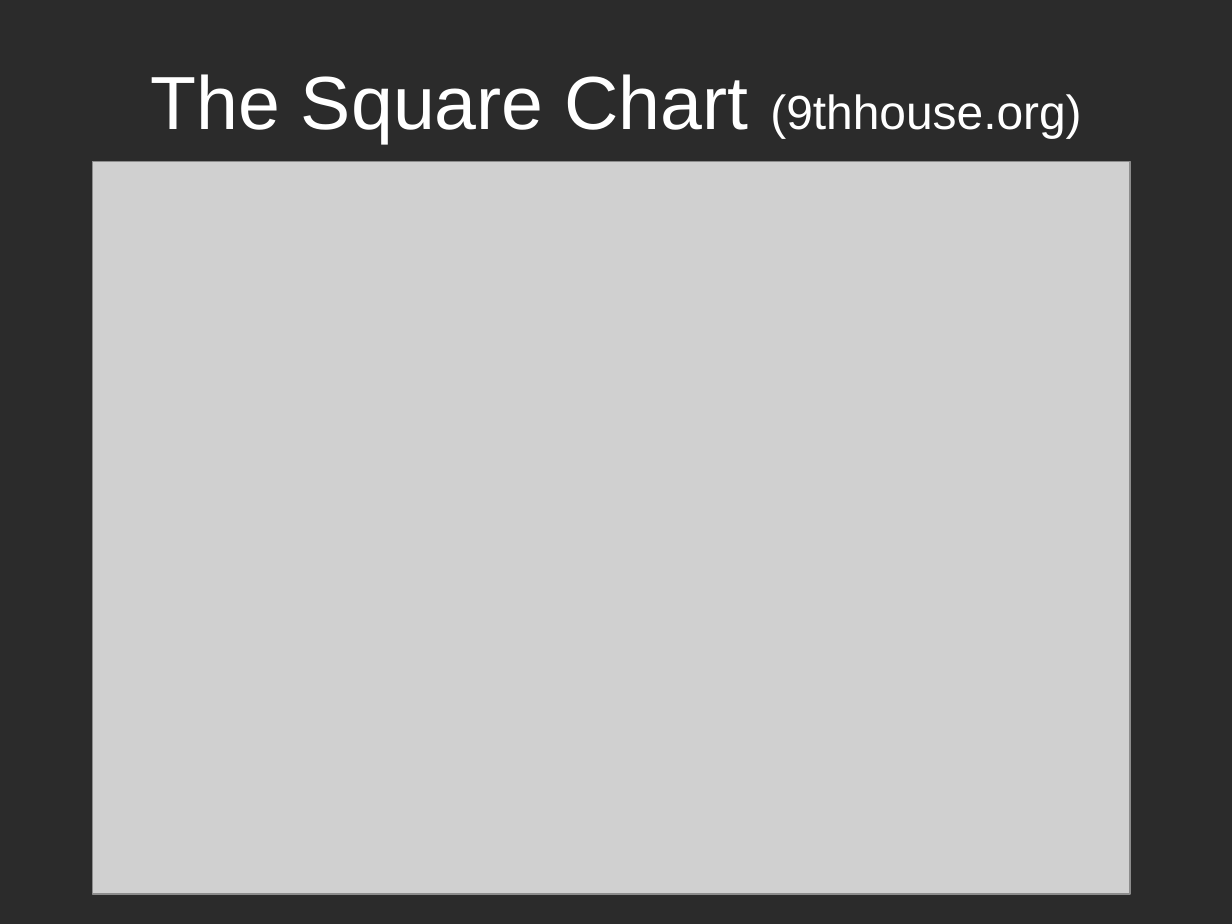
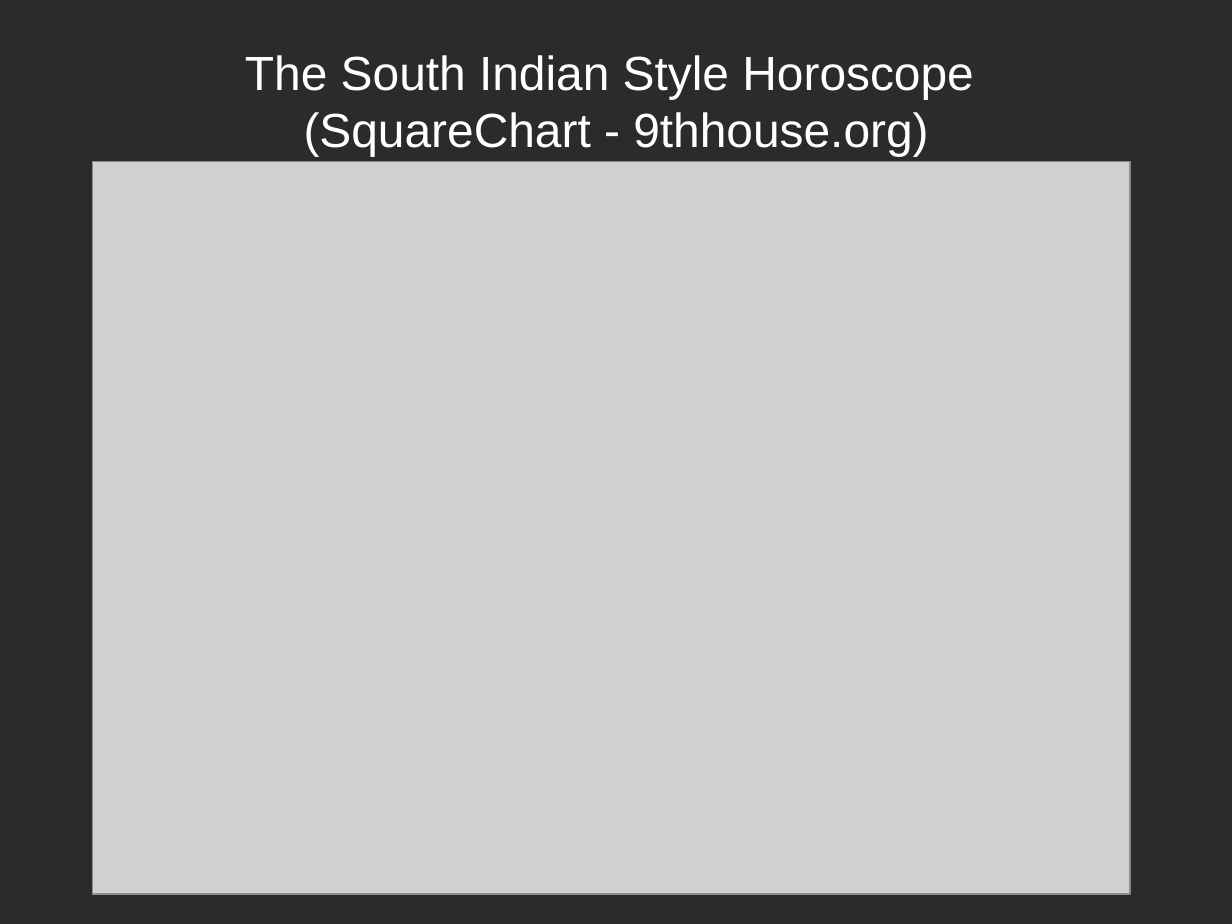
Before and after one commit to vadavalli/9th, a slide deck: slide 11 of downloads/Astro-class10.ppt. Drawn at 1232x924 pixels with LibreOffice and Linux fonts; fonts in the diff are those of the drawing; grey boxes stand for pictures; background and template pictures are left out; a plain dark background stands for a picture behind light text. Boxes give left, top, right and bottom in pixels: in the first picture for what was removed or moved away, otherwise in the second. Text is boxed around its words. In the diff, an @@ line names an element or a change of style, - is before the commit and + after.

```diff
--- a/downloads/Astro-class10.ppt
+++ b/downloads/Astro-class10.ppt
@@ title at [245,55,974,156]: text changed; size 44 to 28 pt @@
-The Square Chart (9thhouse.org)
+The South Indian Style Horoscope
+(SquareChart - 9thhouse.org)
```
Also in this commit, not shown: 7 other slides changed, 1 slide added, 1 other file.
